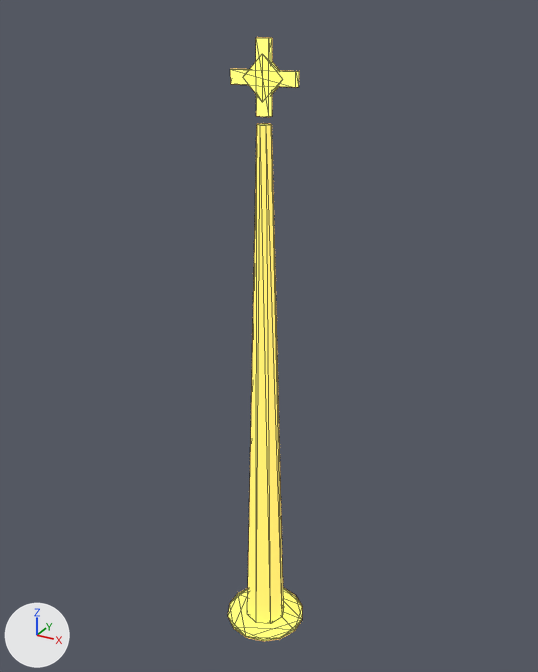
Two versions of the glTF model assets3d/fx/fx_drop_rare.glb, one commit apart.
The view is the same before and after, from a camera (50 mm lens) standing at (2.37, -4.25, 4.69) and looking at (-0.02, 0.1, 2.51). Lighting does not change. The marker at lower left points along +X, +Y and +Z. The first picture is the older version. Mesh edges are drawn as thin lines. Vertices at exactly the same position are counted once.

The first picture shows 'fx_drop_rare'.
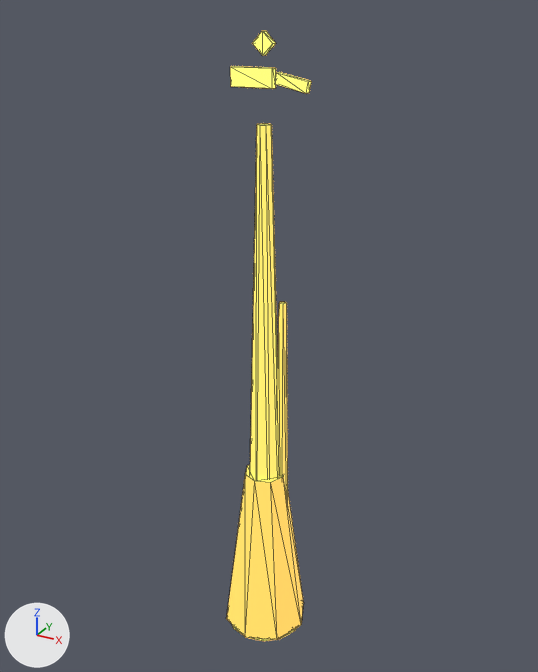
What differs and where, as boxes [x1, y1, x2, y2] in the pictures (538 x 672 px; the box of a moved part takes in the faces that stretch with it):
'fx_drop_rare', reshaped (16% wider): before [228, 37, 302, 641]; after [226, 30, 312, 641]
part 1 of me_fx_drop_rare, added: after [226, 464, 304, 640]
part 2 of me_fx_drop_rare, added: after [277, 302, 288, 500]
part 3 of me_fx_drop_rare, added: after [230, 66, 276, 89]
part 4 of me_fx_drop_rare, moved or reshaped: before [243, 54, 282, 102]; after [252, 30, 276, 56]
part 5 of me_fx_drop_rare, deleted: before [256, 37, 272, 117]
part 6 of me_fx_drop_rare, moved or reshaped: before [230, 69, 299, 87]; after [275, 72, 312, 93]

The edits, one by one:
Material 'M_#D4A94E_shell.003' (mat_m__d4a94e_shell_003) is new.
Its base color is (0.666, 0.405, 0.0738) (orange #d5ab4d).
Its roughness is 0.6.
Its emission color is (0.799, 0.485, 0.0886) (orange #e7b954).
Its emission strength is 1.0.
Material 'M_#D4A94E_shell.004' (mat_m__d4a94e_shell_004) is new.
Its base color is (0.666, 0.405, 0.0738) (orange #d5ab4d).
Its roughness is 0.6.
Its emission color is (0.933, 0.566, 0.103) (orange #f7c65a).
Its emission strength is 1.0.
me_fx_drop_rare is used by ob_fx_drop_rare; location (0.0, 0.0, 0.0).
me_fx_drop_rare had 80 vertices, 136 faces and spanned x -0.31..0.31, y -0.32..0.32, z 0.0..4.53.
me_fx_drop_rare now has 106 vertices, 180 faces and spans x -0.34..0.34, y -0.34..0.34, z 0.0..4.57.
me_fx_drop_rare part 1: a new loose piece, an 8-sided cut cone along z (radius 0.34 at the low end, 0.16 at the high end) spanning x -0.34..0.34, y -0.34..0.34, z 0.02..1.42, in mat_m__d4a94e_shell_003 (orange #d5ab4d, glowing orange #e7b954).
me_fx_drop_rare part 2: a new loose piece, a 5-sided cut cone along z (radius 0.07 at the low end, 0.03 at the high end) spanning x 0.05..0.19, y -0.02..0.11, z 0.02..2.82, in mat_m__d4a94e_shell_004 (orange #d5ab4d, glowing orange #f7c65a).
me_fx_drop_rare part 3: a new loose piece, a box spanning x -0.23..0.07, y -0.023..0.023, z 4.24..4.36, in mat_m__d4a94e_glow (orange #d5ab4d, glowing orange #ffcc5e).
me_fx_drop_rare part 4: the loose piece of 8 vertices spanning x -0.14..0.14, y -0.02..0.02, z 4.16..4.44 is scaled about its middle by (0.5, 1, 0.5), then moved by (0.0, 0.0, 0.2).
me_fx_drop_rare part 5: the loose piece of 8 vertices spanning x -0.05..0.05, y -0.02..0.02, z 4.07..4.53 is deleted.
Part 6, on me_fx_drop_rare:
8 vertices are removed from x -0.23..0.23, y -0.02..0.02, z 4.26..4.35.
12 faces are deleted.
8 vertices are added at x 0.09..0.31, y -0.02..0.02, z 4.22..4.34.
12 new faces join them, mat_m__d4a94e_glow (orange #d5ab4d, glowing orange #ffcc5e).
me_fx_drop_rare gains material mat_m__d4a94e_shell_003 (orange #d5ab4d, glowing orange #e7b954).
me_fx_drop_rare gains material mat_m__d4a94e_shell_004 (orange #d5ab4d, glowing orange #f7c65a).
